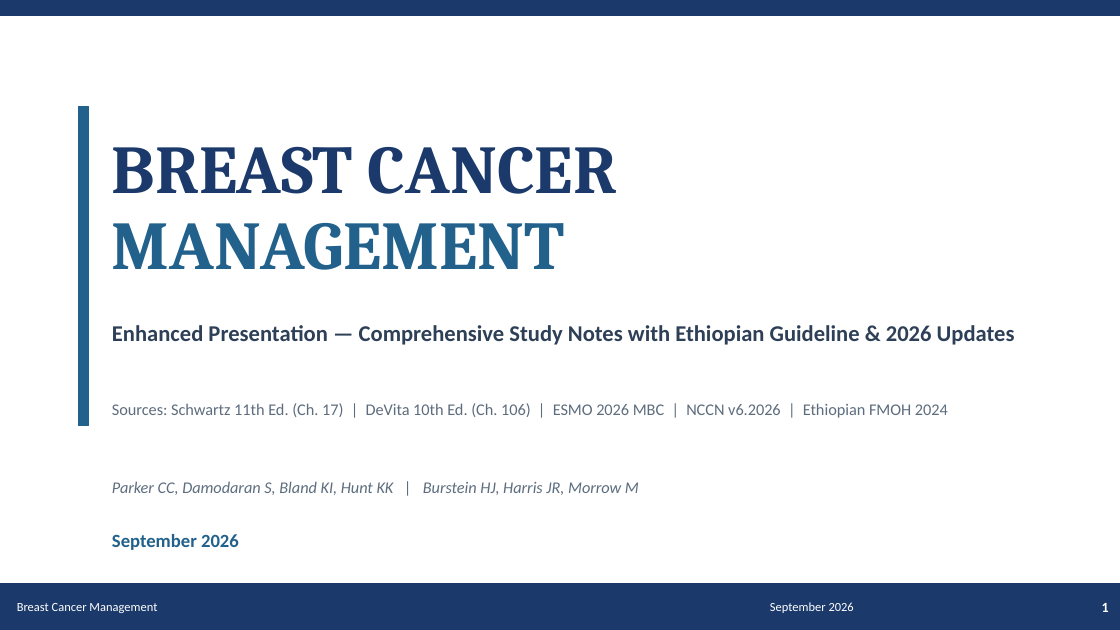
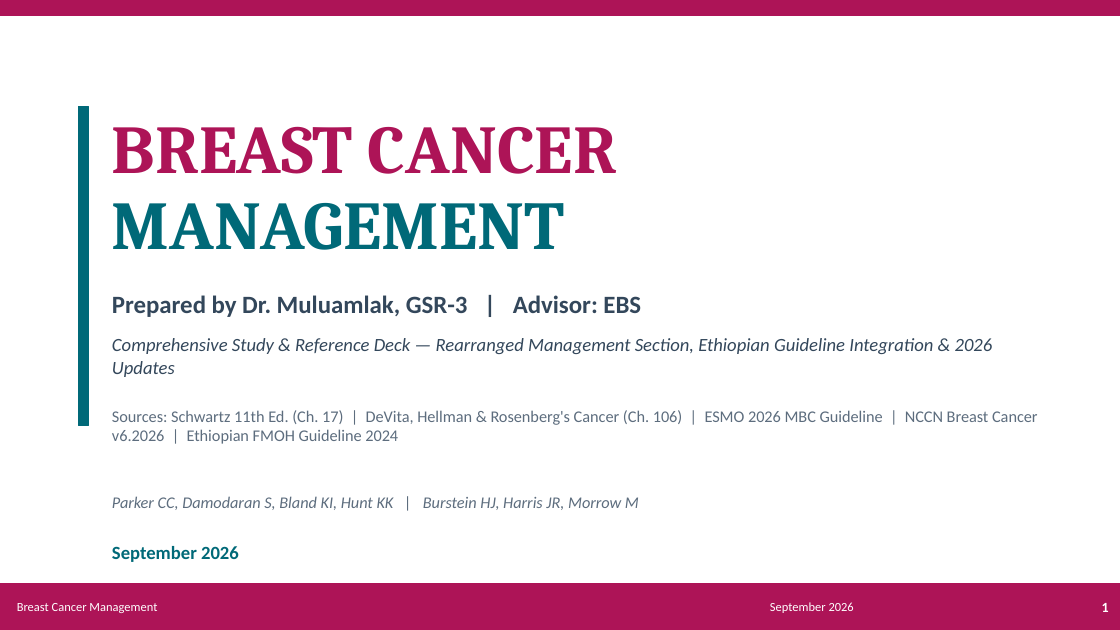
Before and after one commit to Muluamlak/Phone, a slide deck: slide 1 of BreastCancer_Management_Enhanced.pptx. Drawn at 1120x630 pixels with LibreOffice and Linux fonts; fonts in the diff are those of the drawing. Boxes give left, top, right and bottom in pixels: in the first picture for what was removed or moved away, otherwise in the second. Text is boxed around its words. In the diff, an @@ line names an element or a change of style, - is before the commit and + after.

```diff
--- a/BreastCancer_Management_Enhanced.pptx
+++ b/BreastCancer_Management_Enhanced.pptx
@@ rectangle at [0,0,1120,16]: fill #1B3A6B to #AD1457; outline #1B3A6B 1 pt to #AD1457 1 pt @@
@@ text "BREAST CANCER": place and size @@
-text "BREAST CANCER" at [112,146,617,194]
+text "BREAST CANCER" at [112,126,617,174]
@@ text "BREAST CANCER" at [112,126,617,174]: text colour #1B3A6B to #AD1457 @@
@@ rectangle at [78,106,88,426]: fill #21618C to #006978; outline #21618C 1 pt to #006978 1 pt @@
@@ text "MANAGEMENT" at [112,203,565,250]: text colour #21618C to #006978 @@
@@ text "MANAGEMENT": place and size @@
-text "MANAGEMENT" at [112,223,565,270]
+text "MANAGEMENT" at [112,203,565,250]
@@ text added at [112,295,641,317], 16 pt, text #33475B, bold @@
+Prepared by Dr. Muluamlak, GSR-3 | Advisor: EBS
@@ text at [112,338,993,377]: text changed; size 14.5 to 12 pt; text colour #2E4057 to #33475B; bold off; italic on @@
-Enhanced Presentation — Comprehensive Study Notes with Ethiopian Guideline & 2026 Updates
+Comprehensive Study & Reference Deck — Rearranged Management Section, Ethiopian Guideline Integration & 2026 Updates
@@ text at [112,410,1038,444]: text changed @@
-Sources: Schwartz 11th Ed. (Ch. 17) | DeVita 10th Ed. (Ch. 106) | ESMO 2026 MBC | NCCN v6.2026 | Ethiopian FMOH 2024
+Sources: Schwartz 11th Ed. (Ch. 17) | DeVita, Hellman & Rosenberg's Cancer (Ch. 106) | ESMO 2026 MBC Guideline | NCCN Breast Cancer v6.2026 | Ethiopian FMOH Guideline 2024
@@ text "Parker CC, Damodaran S, Bland ...": place and size @@
-text "Parker CC, Damodaran S, Bland ..." at [112,481,639,495]
+text "Parker CC, Damodaran S, Bland ..." at [112,496,639,510]
@@ text "September 2026": place and size @@
-text "September 2026" at [112,534,239,550]
+text "September 2026" at [112,546,239,562]
@@ text "September 2026" at [112,546,239,562]: text colour #21618C to #006978 @@
@@ rectangle at [0,584,1120,629]: fill #1B3A6B to #AD1457; outline #1B3A6B 1 pt to #AD1457 1 pt @@
@@ rectangle at [0,617,1120,630]: fill #21618C to #006978; outline #21618C 1 pt to #006978 1 pt @@
```
Also in this commit, not shown: 58 other slides changed, 17 slides added, 36 slides removed.
